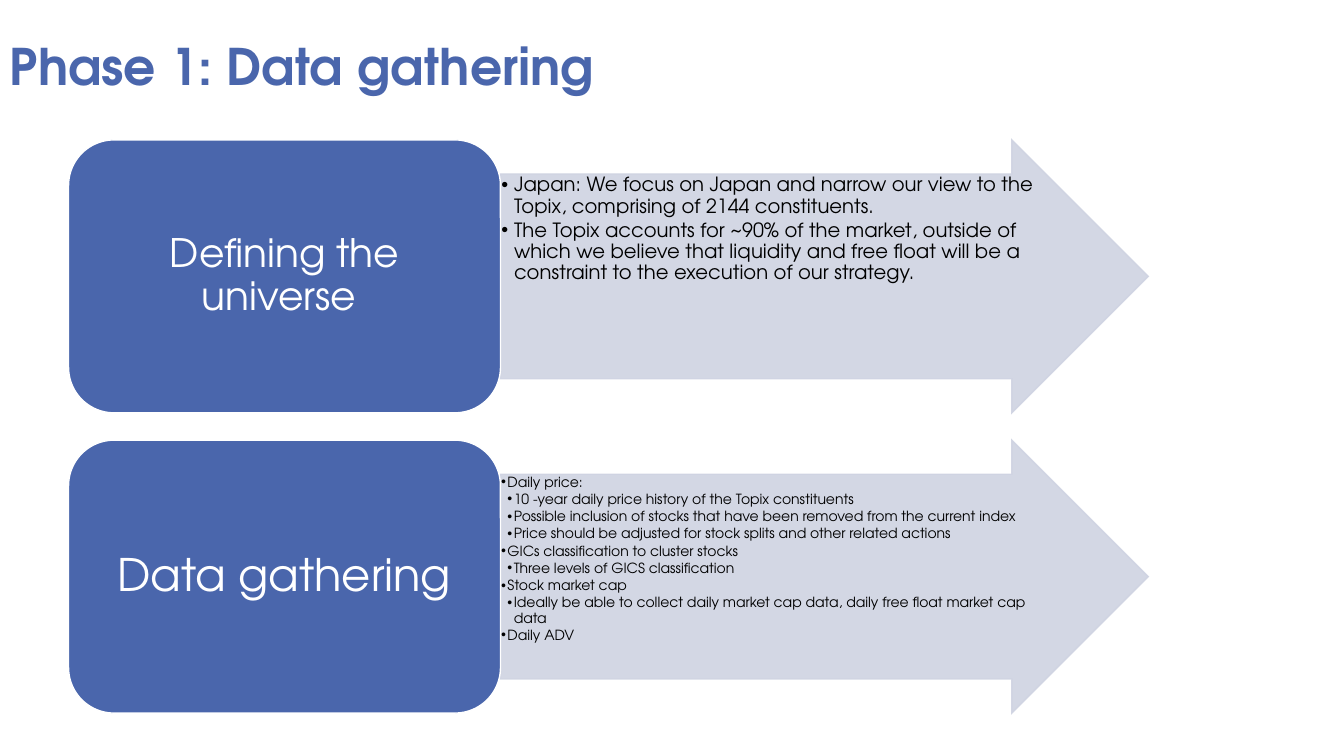
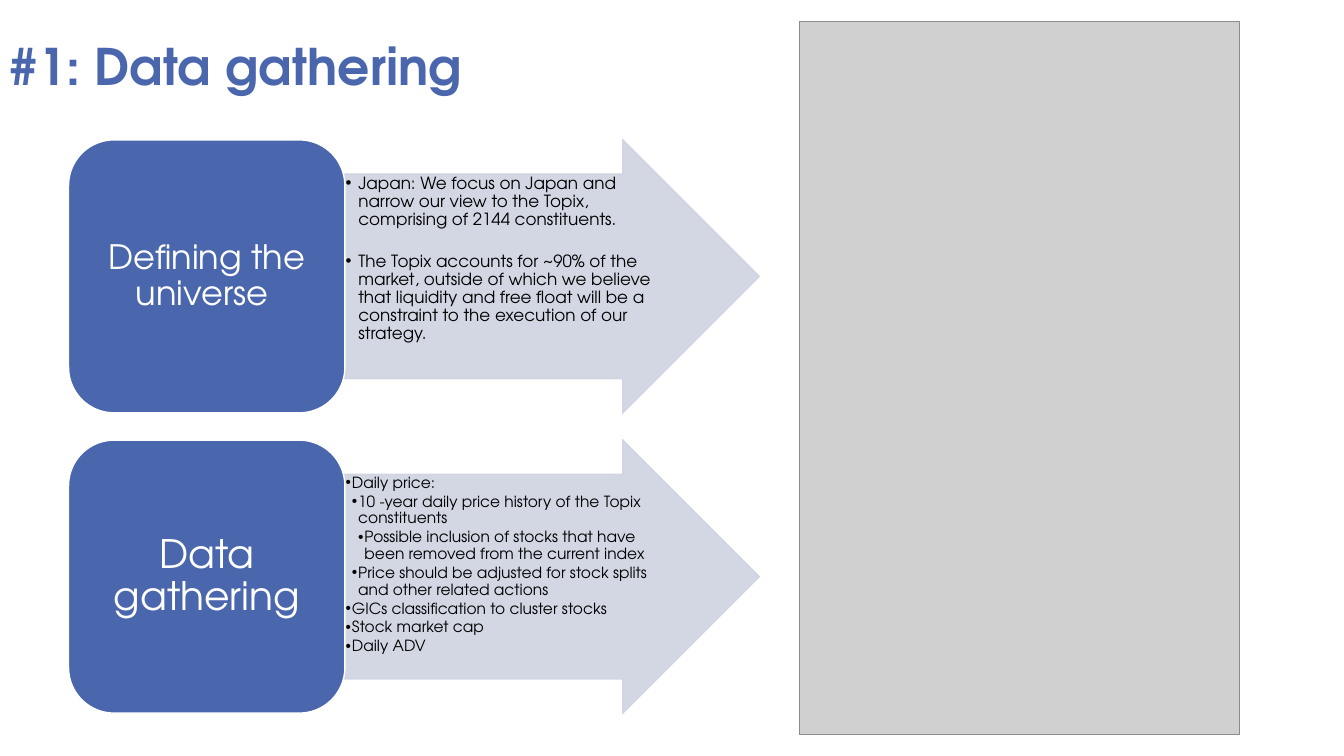
Before and after one commit to HHH0808/SMU-QTS, a slide deck: slide 4 of QTS project presentation.pptx. Drawn at 1344x756 pixels with LibreOffice and Linux fonts; fonts in the diff are those of the drawing; grey boxes stand for pictures; background and template pictures are left out. Boxes give left, top, right and bottom in pixels: in the first picture for what was removed or moved away, otherwise in the second. Text is boxed around its words. In the diff, an @@ line names an element or a change of style, - is before the commit and + after.

```diff
--- a/QTS project presentation.pptx
+++ b/QTS project presentation.pptx
@@ picture added at box(799, 21, 1239, 735) @@
@@ title at box(10, 46, 462, 96): text changed @@
-Phase 1: Data gathering
+#1: Data gathering
@@ rounded rectangle: place and size @@
-rounded rectangle at box(69, 140, 500, 413)
+rounded rectangle at box(69, 140, 345, 413)
@@ right arrow: place and size @@
-right arrow at box(500, 140, 1148, 413)
+right arrow at box(345, 140, 759, 413)
@@ text "Defining the universe" at box(108, 244, 305, 306): size 28 to 24 pt; less space between paragraphs @@
@@ text "Japan: We focus on Japan ...": place and size @@
-text "Japan: We focus on Japan ..." at box(514, 171, 1032, 283)
+text "Japan: We focus on Japan ..." at box(358, 171, 650, 343)
@@ text "Japan: We focus on Japan ..." at box(358, 171, 650, 343): size 14 to 12 pt @@
@@ rounded rectangle: place and size @@
-rounded rectangle at box(69, 441, 500, 714)
+rounded rectangle at box(69, 441, 345, 714)
@@ right arrow: place and size @@
-right arrow at box(500, 441, 1148, 714)
+right arrow at box(345, 441, 759, 714)
@@ text "Data gathering" at box(114, 539, 300, 619): size 32 to 28 pt; less space between paragraphs @@
@@ text "Daily price:": place and size @@
-text "Daily price:" at box(507, 472, 1025, 643)
+text "Daily price:" at box(346, 472, 647, 654)
@@ text "Daily price:" at box(346, 472, 647, 654): size 10 to 11 pt; list level 3 to 4 in "Possible inclusion of stocks that ..." @@
@@ text at box(514, 562, 735, 580): paragraph removed @@
-    • Three levels of GICS classification
@@ text at box(514, 596, 1025, 630): paragraph removed @@
-    • Ideally be able to collect daily market cap data, daily free float market cap data
```
Also in this commit, not shown: 4 other slides changed, 7 slides added, 5 slides removed.
